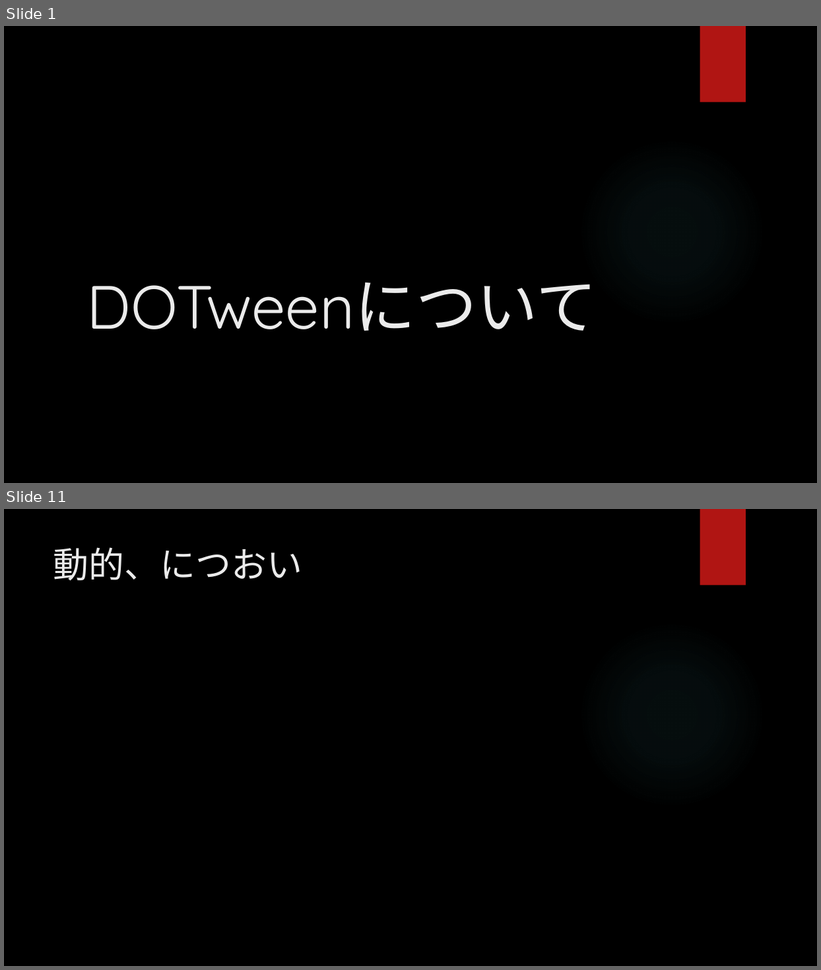
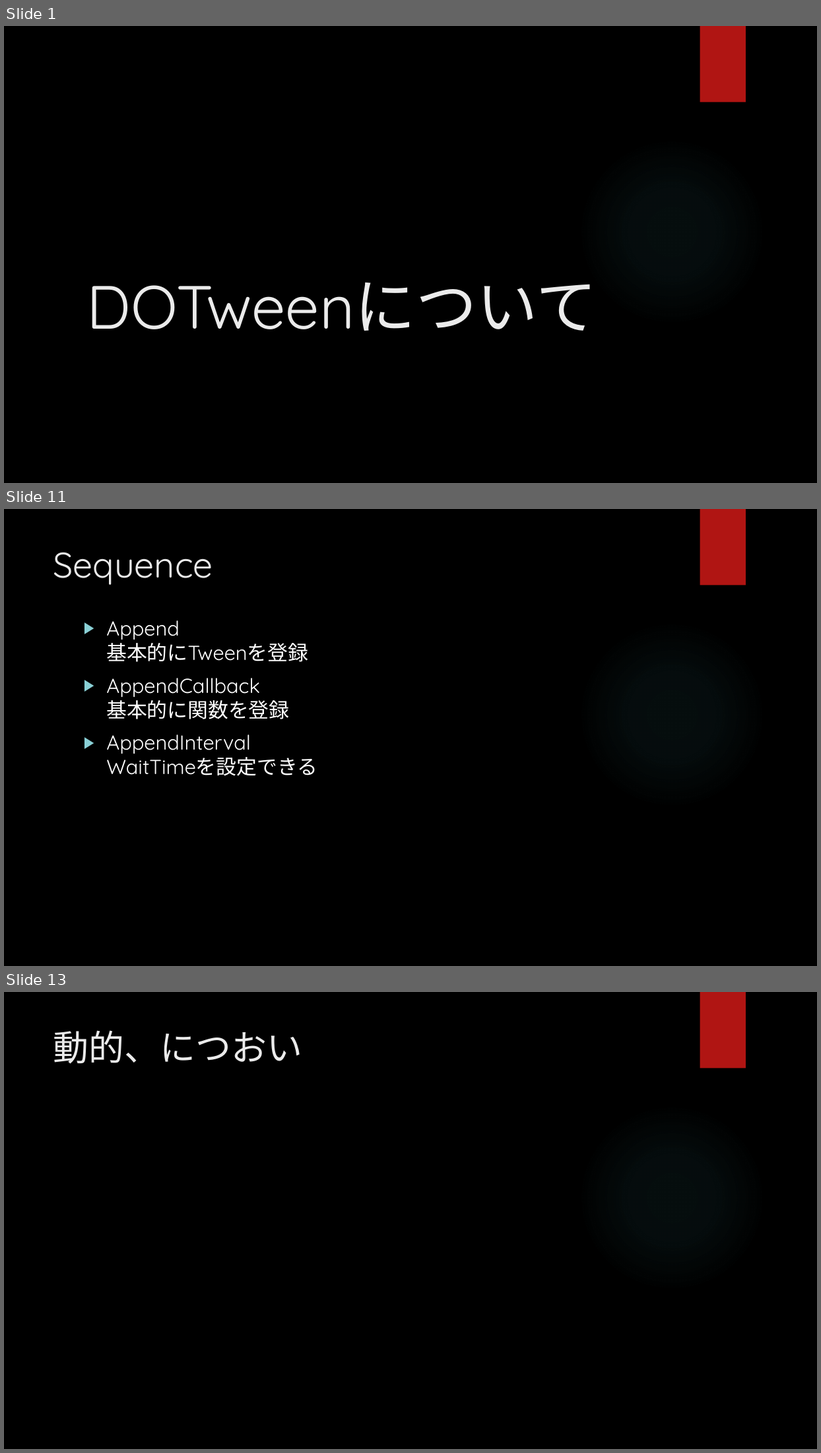
Before and after one commit to hopesnow/Study, a slide deck: RHStudy/Documents/プレゼンテーション1.pptx. Shown one above the other, each under a label of ours: slides 1 and 11 before the commit, slides 1, 11 and 13 after it; the slides between them are not shown. The pictures are 821x970 and 821x1453 pixels, drawn with LibreOffice and Linux fonts; fonts in the diff are those of the drawing; background and template pictures are left out. Boxes give left, top, right and bottom in pixels: in the first picture for what was removed or moved away, otherwise in the second. Text is boxed around its words. In the diff, an @@ line names an element or a change of style, - is before the commit and + after.

```diff
--- a/RHStudy/Documents/プレゼンテーション1.pptx
+++ b/RHStudy/Documents/プレゼンテーション1.pptx
@@ slide 11 added at (4,509,817,966), background picture (left out); not listed: 2 template elements that a slide beside it also shows @@
@@ title added at (54,552,213,585), 42 pt, text #EBEBEB @@
+Sequence
@@ text added at (106,621,318,776), 24 pt, text #FFFFFF @@
+▶ Append
+  基本的にTweenを登録
+▶ AppendCallback
+  基本的に関数を登録
+▶ AppendInterval
+  WaitTimeを設定できる
@@ what was slide 11 is now slide 13 @@
```
Also in this commit, not shown: 7 slides changed, 3 other slides added, 2 slides removed, 1 other file.
